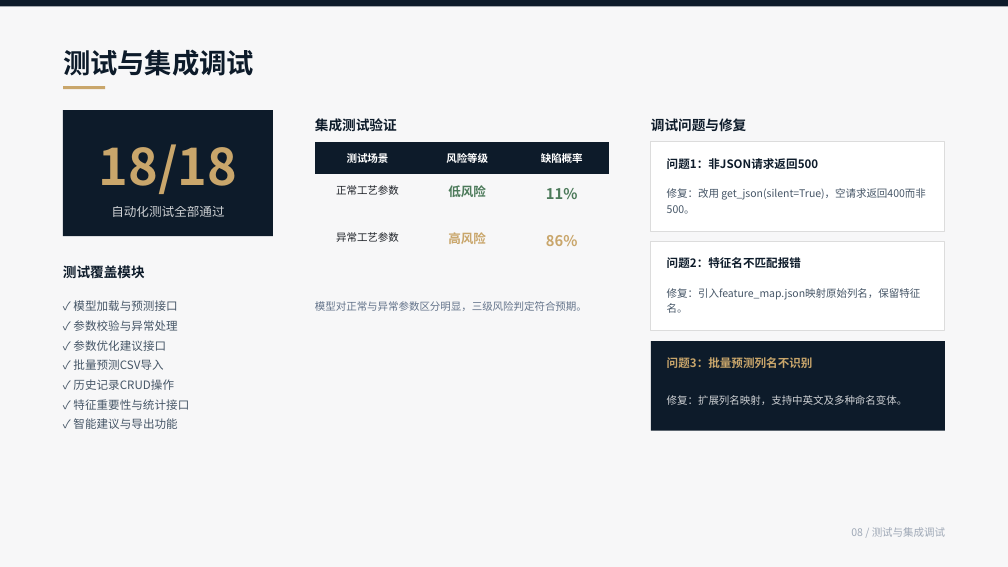
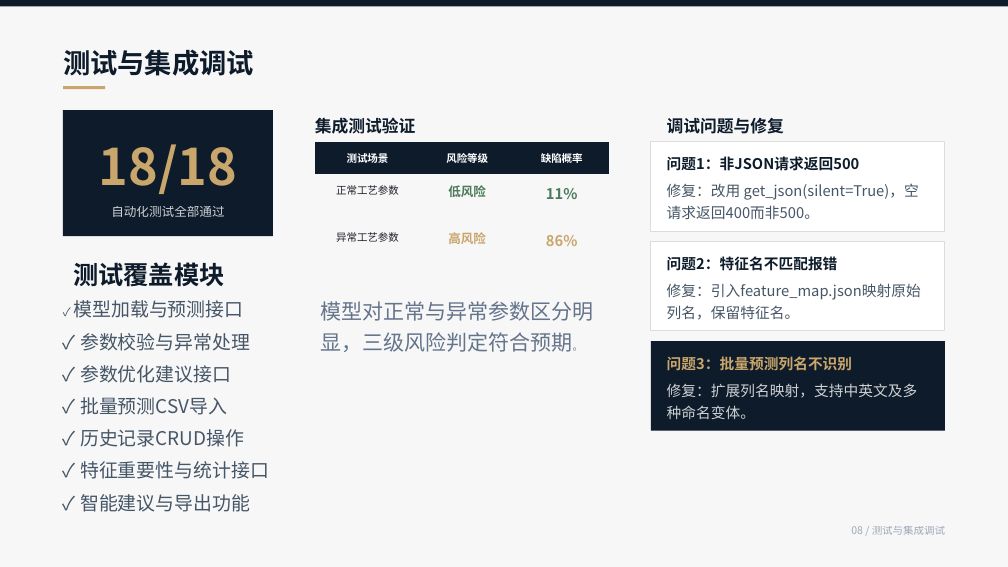
Before and after one commit to Li12389/li, a slide deck: slide 8 of 答辩PPT.pptx. Drawn at 1008x567 pixels with LibreOffice and Linux fonts; fonts in the diff are those of the drawing. Boxes give left, top, right and bottom in pixels: in the first picture for what was removed or moved away, otherwise in the second. Text is boxed around its words. In the diff, an @@ line names an element or a change of style, - is before the commit and + after.

Commit message:
更新答辩PPT：修改算法模块数据指标

```diff
--- a/答辩PPT.pptx
+++ b/答辩PPT.pptx
@@ text "集成测试验证" at [315,118,415,134]: size 13 to 16 pt @@
@@ text "调试问题与修复" at [667,118,784,134]: size 13 to 16 pt @@
@@ text "调试问题与修复": place and size @@
-text "调试问题与修复" at [651,118,746,131]
+text "调试问题与修复" at [667,118,784,134]
@@ text "测试覆盖模块": place and size @@
-text "测试覆盖模块" at [63,264,145,282]
+text "测试覆盖模块" at [73,262,224,287]
@@ text "测试覆盖模块" at [73,262,224,287]: size 13 to 24 pt @@
@@ text "模型对正常与异常参数区分明显，三级风险判定符合预期。" at [320,301,593,352]: size 10 to 20 pt @@
@@ text "✓ 模型加载与预测接口" at [73,300,269,512]: size 11 to 18 pt @@
@@ size 11 to 14 pt in 3 elements at [667,156,860,171], [667,256,838,271], [667,356,852,371] @@
@@ size 10 to 14 pt in 3 elements at [667,184,919,219], [667,283,921,320], [667,383,918,419] @@
```
Also in this commit, not shown: 6 other slides changed.
